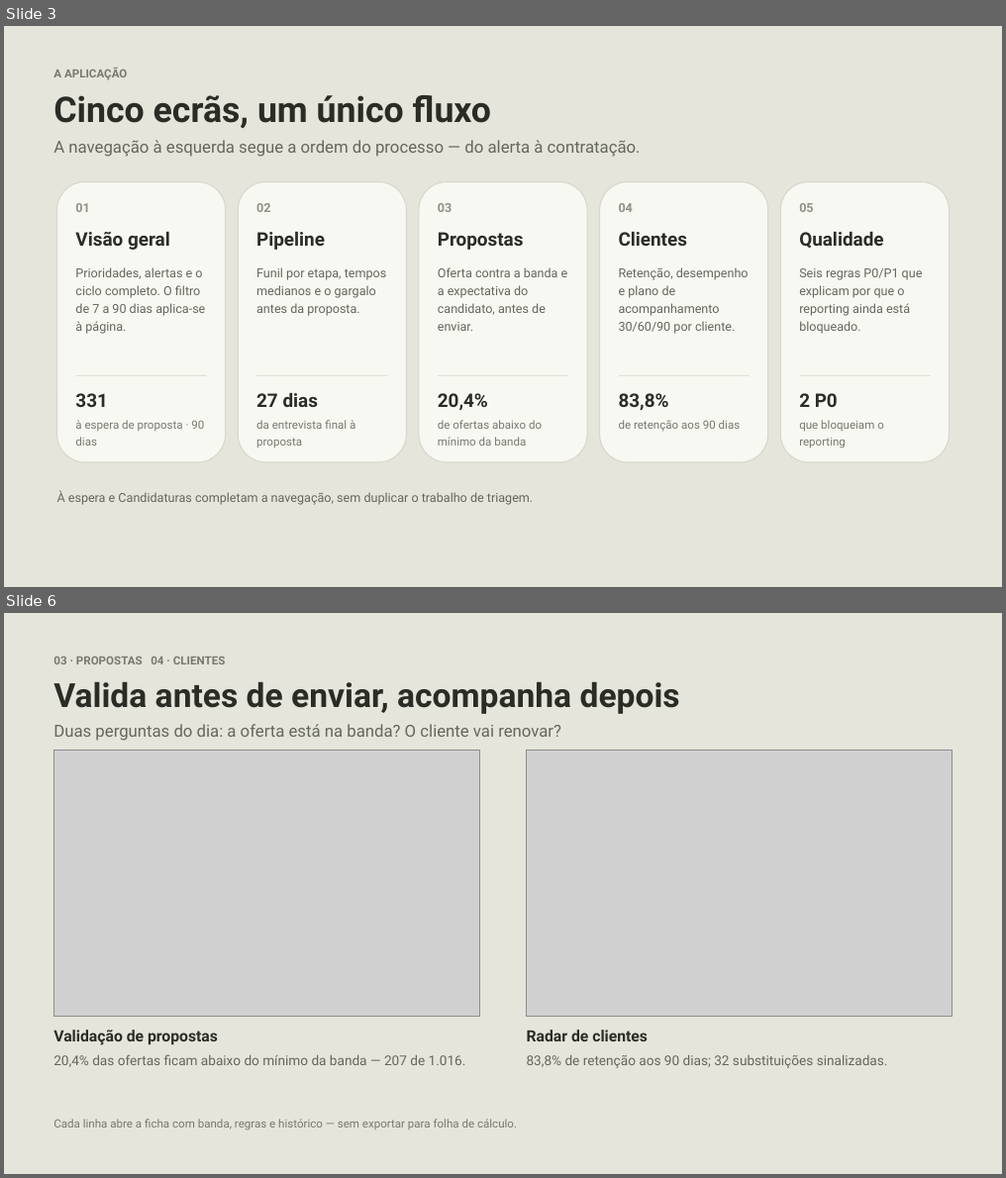
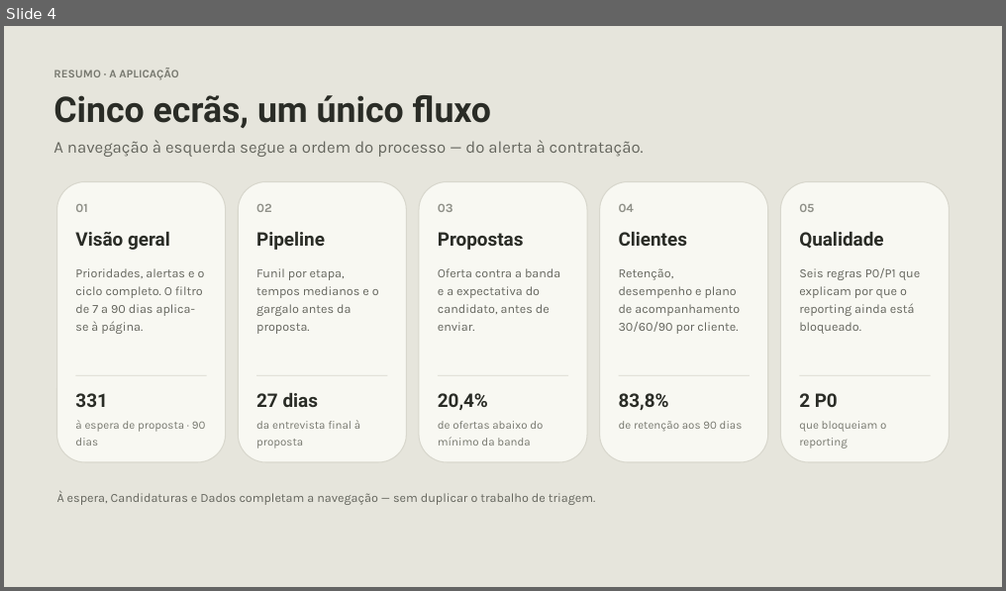
Before and after one commit to charlesaobirch/hackathon-recrutamento, a slide deck: apresentacao/farol-resumo-5min.pptx. Shown one above the other, each under a label of ours: slides 3 and 6 before the commit, slide 4 after it; the slides between them are not shown. The pictures are 1006x1178 and 1006x591 pixels, drawn with LibreOffice and Linux fonts; fonts in the diff are those of the drawing; grey boxes stand for pictures. Boxes give left, top, right and bottom in pixels: in the first picture for what was removed or moved away, otherwise in the second. Text is boxed around its words. In the diff, an @@ line names an element or a change of style, - is before the commit and + after.

```diff
--- a/apresentacao/farol-resumo-5min.pptx
+++ b/apresentacao/farol-resumo-5min.pptx
@@ slide 6 removed at (x1=4, y1=613, x2=1002, y2=1174), background #E6E5DC @@
@@ text removed at (x1=54, y1=657, x2=226, y2=664) @@
-03 · PROPOSTAS 04 · CLIENTES
@@ text removed at (x1=54, y1=682, x2=680, y2=714) @@
-Valida antes de enviar, acompanha depois
@@ text removed at (x1=54, y1=724, x2=561, y2=741) @@
-Duas perguntas do dia: a oferta está na banda? O cliente vai renovar?
@@ picture removed at (x1=54, y1=750, x2=480, y2=1016) @@
@@ picture removed at (x1=527, y1=750, x2=952, y2=1016) @@
@@ text removed at (x1=54, y1=1030, x2=218, y2=1046) @@
-Validação de propostas
@@ text removed at (x1=54, y1=1055, x2=466, y2=1067) @@
-20,4% das ofertas ficam abaixo do mínimo da banda — 207 de 1.016.
@@ text removed at (x1=527, y1=1030, x2=648, y2=1042) @@
-Radar de clientes
@@ text removed at (x1=527, y1=1056, x2=888, y2=1068) @@
-83,8% de retenção aos 90 dias; 32 substituições sinalizadas.
@@ text removed at (x1=54, y1=1119, x2=517, y2=1130) @@
-Cada linha abre a ficha com banda, regras e histórico — sem exportar para folha de cálculo.
@@ what was slide 3 is now slide 4 @@
@@ slide 4 changed as well @@
@@ text at (x1=54, y1=68, x2=178, y2=79): text changed; font Roboto to Karla @@
-A APLICAÇÃO
+RESUMO · A APLICAÇÃO
@@ font Roboto to Karla in 12 elements at (x1=54, y1=140, x2=644, y2=157), (x1=438, y1=204, x2=453, y2=212), (x1=75, y1=269, x2=205, y2=334), (x1=256, y1=269, x2=379, y2=334), (x1=438, y1=269, x2=560, y2=331), (x1=619, y1=269, x2=740, y2=334), (x1=799, y1=269, x2=920, y2=334), (x1=75, y1=420, x2=206, y2=446), (x1=256, y1=420, x2=360, y2=449), (x1=438, y1=421, x2=543, y2=446), (x1=619, y1=421, x2=743, y2=432), (x1=799, y1=421, x2=886, y2=449) @@
@@ text at (x1=57, y1=491, x2=596, y2=505): text changed; font Roboto to Karla @@
-À espera e Candidaturas completam a navegação, sem duplicar o trabalho de triagem.
+À espera, Candidaturas e Dados completam a navegação — sem duplicar o trabalho de triagem.
```
Also in this commit, not shown: 4 other slides changed, 3 other slides removed, 27 other files.
